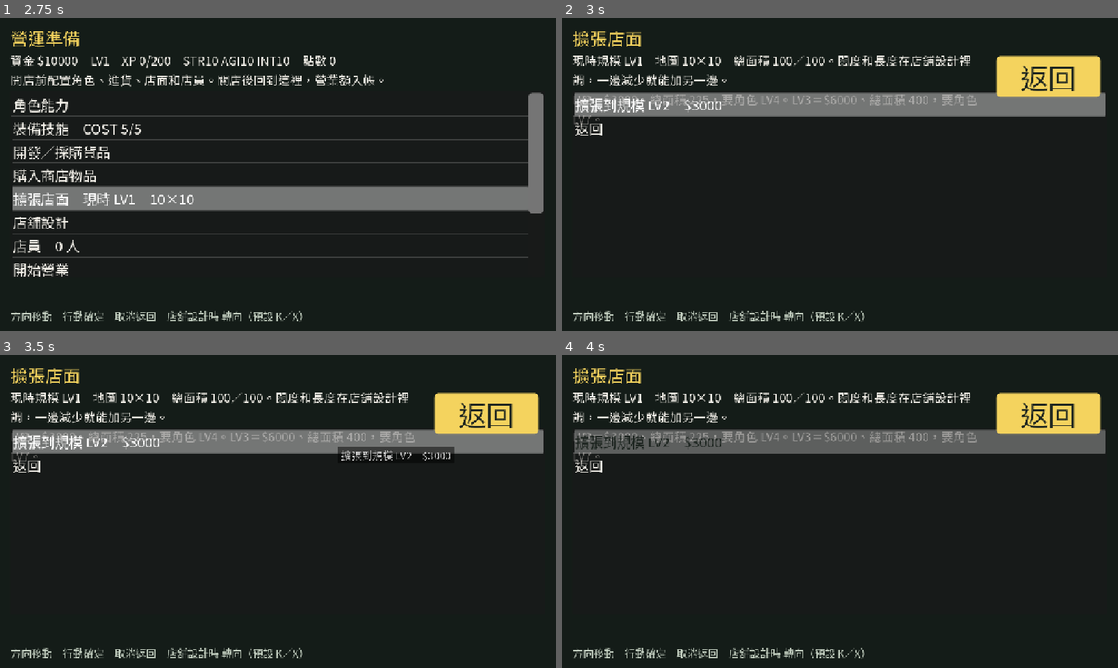
Above: before the commit, frames 1-4 (two rows, left to right).
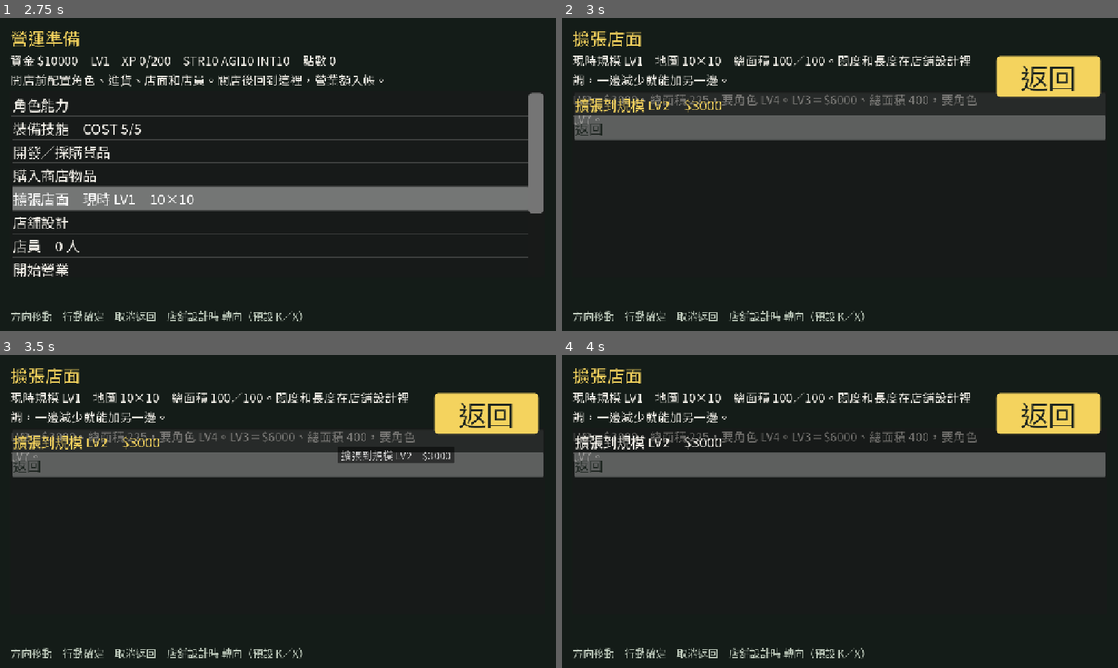
Above: after the commit, the same moments.

Repository: bzkit1983/imdoing
Game: Godot game, scene res://scenes/demo.tscn
Same seed, same stepped clock (60 frames per second), same inputs: the game is played once before the commit and once after it.
Inputs (mouse positions are in pixels of both pictures, inside the frame that each line leads up to):
- Up to frame 1 (2.75 s): tap Enter at 0.5 s; move the mouse to (400, 158) at 0.52 s; hold D (move_right) 0.53-1.25 s; tap K (dash) at 0.6 s; click (400, 158) at 0.67 s; click "返回" at 1.25 s; tap Space at 2 s; drag from (166, 190) to (250, 237) at 2.02 s
- Up to frame 2 (3 s): tap Enter at 2.75 s; move the mouse to (895, 105) at 2.77 s; hold D (move_right) from 2.78 s (still down); tap E (restock_next) at 2.85 s
- Up to frame 3 (3.5 s): keep holding D (move_right)
- Up to frame 4 (4 s): release D (move_right) at 3.5 s; drag from (812, 574) to (673, 464) at 3.52 s

Frame 1 is identical in both runs. In frame 2, 14% of the frame differs, in the area x 2-98%, y 23-40%; in frame 3, 14%; in frame 4, 14%.

Commit message:
Fix prep menu jumping two steps on W/S in Web.
Menu `_process` was polling Controls.move_vector(), which includes
keyboard, so each key press also fired a stick step. Poll left stick
axes only; keyboard and d-pad stay on `_unhandled_input`.

Co-authored-by: bzkit1983 <bzkit1983@users.noreply.github.com>

Diff:
--- a/godot/game/scripts/controls.gd
+++ b/godot/game/scripts/controls.gd
@@ -72,6 +72,15 @@
 	return Input.get_vector(MOVE_LEFT, MOVE_RIGHT, MOVE_UP, MOVE_DOWN, MOVE_DEADZONE)
 
 
+## Left stick only — excludes keyboard / d-pad so menu `_process` polling
+## does not double-fire with `_unhandled_input` action presses (esp. Web).
+func stick_vector() -> Vector2:
+	return Vector2(
+		Input.get_joy_axis(0, JOY_AXIS_LEFT_X),
+		Input.get_joy_axis(0, JOY_AXIS_LEFT_Y)
+	)
+
+
 ## Checkout / skill-menu cardinal: 0 up, 1 down, 2 left, 3 right. -1 if none.
 func dir_just_pressed() -> int:
 	if Input.is_action_just_pressed(MOVE_UP):
--- a/godot/game/scripts/prep_menu.gd
+++ b/godot/game/scripts/prep_menu.gd
@@ -802,7 +802,7 @@
 				_dlg_gate = 2
 		if _dlg_gate != 2:
 			return
-		var stick := Controls.move_vector()
+		var stick := Controls.stick_vector()
 		if stick.length() < 0.55:
 			_stick_armed = true
 			return
@@ -812,7 +812,9 @@
 		if absf(stick.x) > absf(stick.y):
 			_dialog_move(1 if stick.x > 0 else -1, 0)
 		return
-	var v := Controls.move_vector()
+	## Stick only — WASD / arrows / d-pad already handled in `_unhandled_input`.
+	## Using `move_vector()` here double-steps on Web (key event + same-frame poll).
+	var v := Controls.stick_vector()
 	if v.length() < 0.55:
 		_stick_armed = true
 		return
